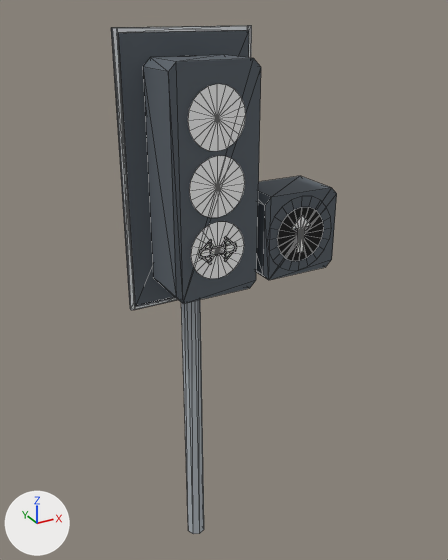
One commit to the glTF model game_godot/models/street/traffic_light_straight.glb: the scene before it, then after it.
Rendered twice from a 50 mm lens placed at (-1.91, -4.02, 4.5), pointed at (0.28, -0.04, 2.51). Arrows for +X, +Y and +Z are at lower left; the lights stay in place. The older version comes first. Mesh edges are drawn as thin lines. Where no turn or scale is listed for an object, it has been applied to the vertices. Vertices at exactly the same position are counted once.

Before the edit, the objects in view are built like this:
```python
me_mesh_0 = bpy.data.meshes.new('Mesh_0')
me_mesh_0.from_pydata(...)  # 105 vertices, 176 faces; spans x -0.5..1.02, y -0.45..0.08, z 0.0..4.38
me_mesh_0.materials.append(mat_signal_body)
me_mesh_2 = bpy.data.meshes.new('Mesh_2')
me_mesh_2.from_pydata(...)  # 22 vertices, 20 faces; spans x -0.21..0.21, y 0.0, z -0.21..0.21
me_mesh_2.materials.append(mat_signal_lens)
me_mesh_4 = bpy.data.meshes.new('Mesh_4')
me_mesh_4.from_pydata(...)  # 29 vertices, 23 faces; spans x -0.21..0.21, y -0.001..0.0, z -0.21..0.21
me_mesh_4.materials.append(mat_signal_lens)
ob_aperture_arrow = bpy.data.objects.new('aperture_arrow', me_mesh_4)
ob_aperture_arrow.location = (0.7, -0.46, 2.95)
ob_aperture_yellow = bpy.data.objects.new('aperture_yellow', me_mesh_2)
ob_aperture_yellow.location = (0.0, -0.46, 3.4)
ob_body = bpy.data.objects.new('body', me_mesh_0)
ob_body.location = (0.0, 0.0, 0.0)
# also in view: 'aperture_red' at (0.0, -0.46, 3.85); 'aperture_green' at (0.0, -0.46, 2.95)
```
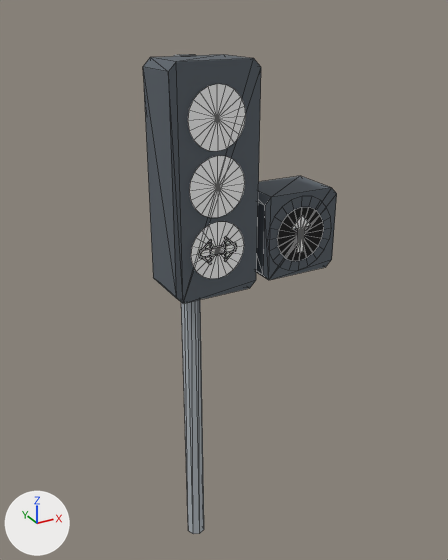
Commit message: Remove traffic signal backing boards

The change in detail:
me_mesh_0 is used by ob_body; location (0.0, 0.0, 0.0).
me_mesh_0 had 105 vertices, 176 faces and spanned x -0.5..1.02, y -0.45..0.08, z 0.0..4.38.
me_mesh_0 now has 69 vertices, 104 faces and spans x -0.32..1.02, y -0.45..0.08, z 0.0..4.2.
me_mesh_0 part 1: the loose piece of 28 vertices spanning x -0.5..0.5, y -0.03..0.0, z 2.42..4.38 is deleted.
me_mesh_0 part 2: the loose piece of 8 vertices spanning x -0.47..0.47, y -0.05..-0.01, z 2.45..4.35 is deleted.

What differs and where, as boxes (x1, y1, x2, y2) in the pictures (448 x 560 px):
'body', reshaped (14% narrower): before (111, 26, 337, 534); after (143, 55, 337, 534)
part 1 of me_mesh_0, deleted: before (111, 26, 252, 310)
part 2 of me_mesh_0, deleted: before (118, 30, 249, 307)
